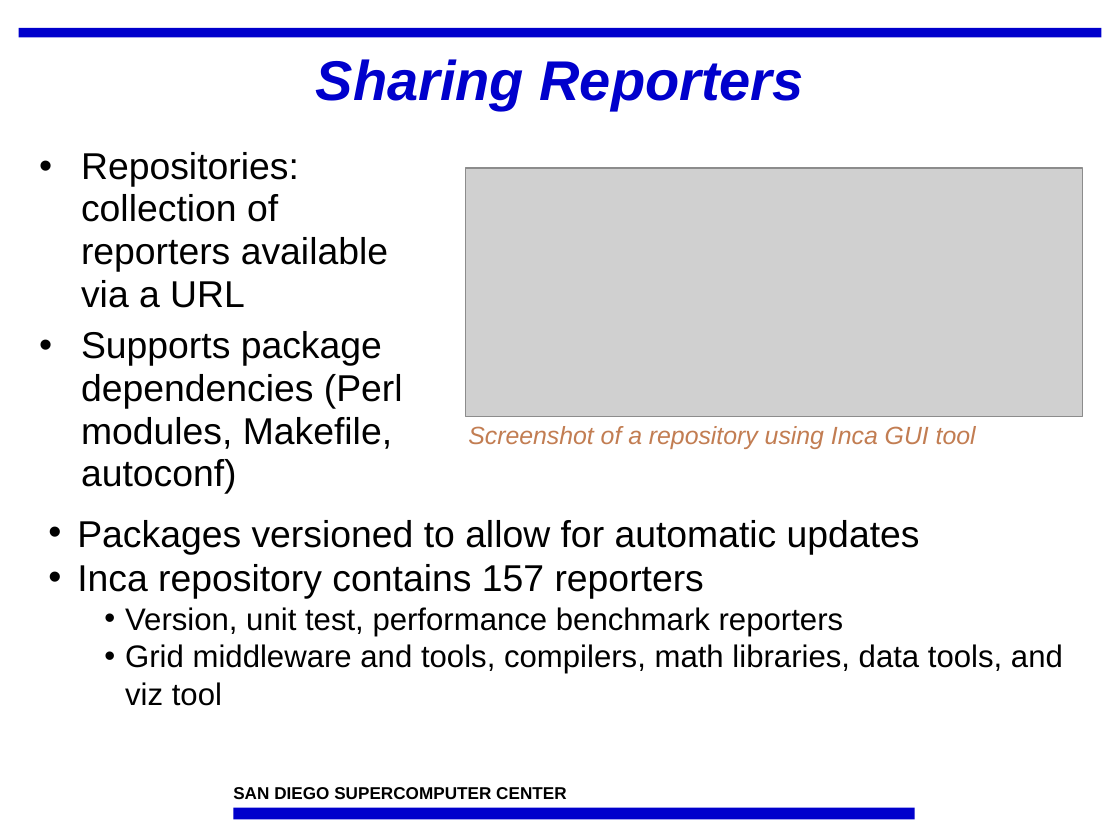
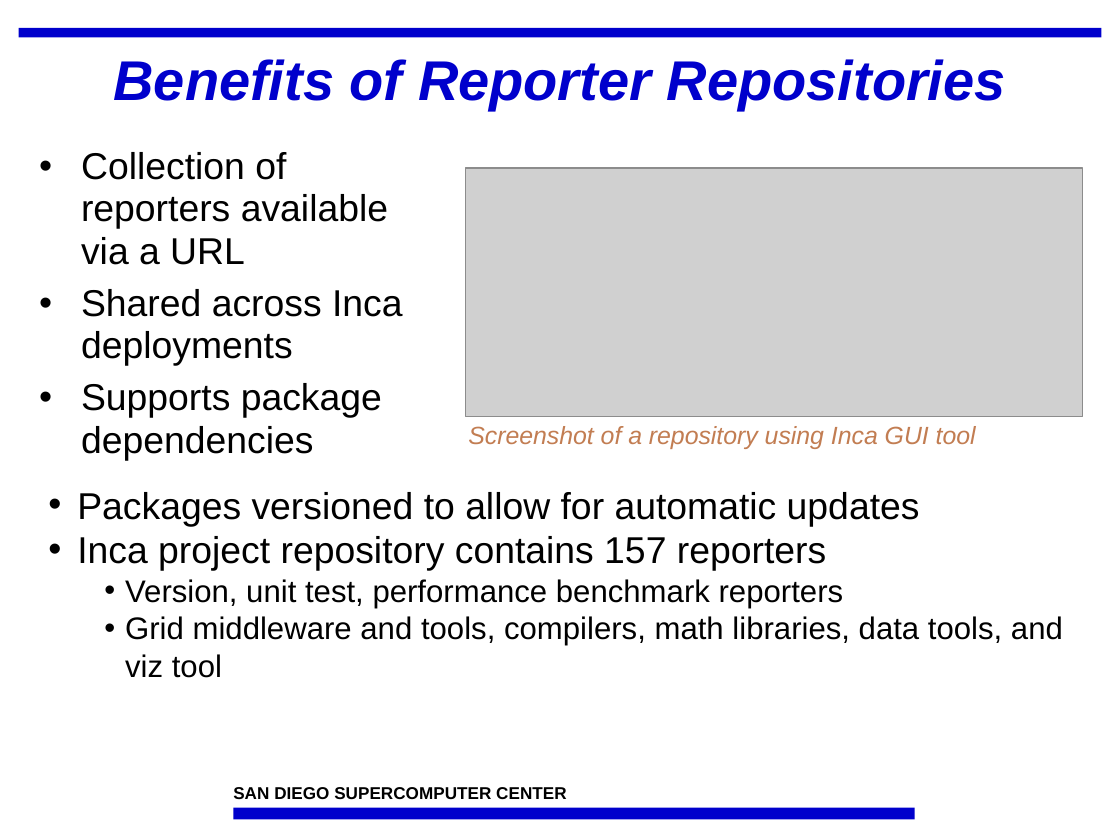
Before and after one commit to IncaProject/inca-xsede, a slide deck: slide 7 of talks/sc07/inca-sc07.ppt. Drawn at 1120x840 pixels with LibreOffice and Linux fonts; fonts in the diff are those of the drawing; grey boxes stand for pictures; background and template pictures are left out. Boxes give left, top, right and bottom in pixels: in the first picture for what was removed or moved away, otherwise in the second. Text is boxed around its words. In the diff, an @@ line names an element or a change of style, - is before the commit and + after.

```diff
--- a/talks/sc07/inca-sc07.ppt
+++ b/talks/sc07/inca-sc07.ppt
@@ title at (113, 59, 1006, 110): text changed @@
-Sharing Reporters
+Benefits of Reporter Repositories
@@ text at (81, 152, 403, 461): text changed @@
-• Repositories: collection of reporters available via a URL
-• Supports package dependencies (Perl modules, Makefile, autoconf)
+• Collection of reporters available via a URL
+• Shared across Inca deployments
+• Supports package dependencies
@@ text "Packages versioned to allow for ...": place and size @@
-text "Packages versioned to allow for ..." at (77, 520, 1063, 706)
+text "Packages versioned to allow for ..." at (77, 492, 1063, 678)
@@ text at (77, 536, 826, 571): text changed @@
-• Inca repository contains 157 reporters
+• Inca project repository contains 157 reporters
```
Also in this commit, not shown: 11 other slides changed, 1 slide added, 1 slide removed.
